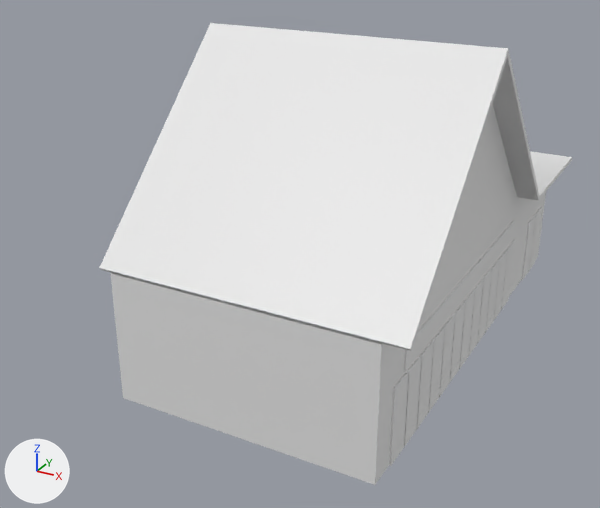
Two versions of the FBX model Assets/Resources/Models/Dummy Building/Dummy2.fbx, one commit apart.
Before and after are seen from a 50 mm camera at (-61.5, 1440.0, 13.5) aimed at (-73.6, 1462.1, 2.5). The lights are fixed; the arrows at lower left show +X, +Y and +Z. Where no turn or scale is listed for an object, it has been applied to the vertices.

Objects in the first picture: 'body', 'frame', 'glass', 'roof', 'sign'.
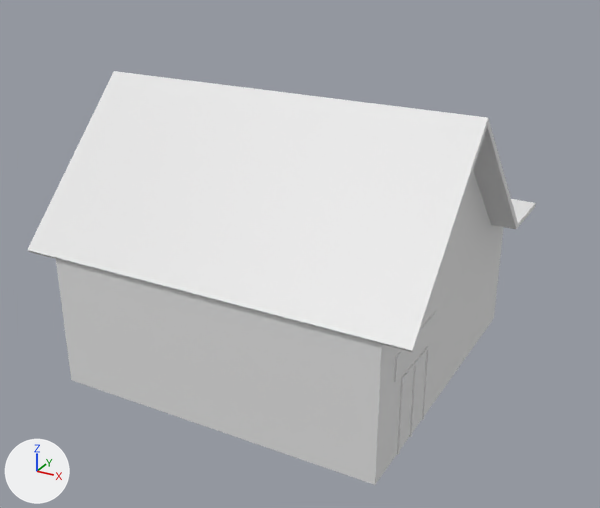
Pixel boxes (x1, y1, x2, y2) of what changed, in the pictures (600 x 508 px):
```json
{"object": "roof", "change": "reshaped, moved", "before": [99, 23, 572, 351], "after": [27, 71, 536, 353], "on screen": "8% wider, 14% shorter"}
{"object": "body", "change": "reshaped, moved", "before": [110, 103, 546, 485], "after": [56, 172, 504, 485]}
{"object": "glass", "change": "moved", "before": [392, 210, 541, 464], "after": [400, 351, 427, 449]}
{"object": "sign", "change": "moved", "before": [404, 221, 514, 370], "after": [394, 311, 436, 382]}
{"object": "frame", "change": "moved", "before": [389, 207, 542, 466], "after": [397, 346, 429, 455]}
{"part": 1, "of": "me_mesh_004", "change": "rebuilt", "before": [110, 192, 546, 485], "after": [56, 225, 504, 485], "on screen": "11% shorter"}
{"part": 2, "of": "me_mesh_004", "change": "deleted", "before": [432, 103, 517, 289]}
{"part": 3, "of": "me_mesh_004", "change": "added", "after": [436, 172, 491, 285]}
```

The change, as JSON lines over the scene's bpy script:
```json
{"block": "me_mesh_003", "where": "# used by ob_roof; location = (-71.64, 1463.7, 6.93)"}
{"op": "remove", "block": "me_mesh_003", "code": "me_mesh_003.from_pydata(...)  # 16 vertices, 28 faces; spans x -4.5..4.5, y -8.2..8.2, z -2.9..2.9"}
{"op": "add", "block": "me_mesh_003", "code": "me_mesh_003.from_pydata(...)  # 24 vertices, 15 faces; spans x -5.9..5.9, y -5.4..5.4, z -2.2..2.2"}
{"block": "me_mesh_003", "change": "me_mesh_003 part 4: the whole mesh is rebuilt"}
{"block": "me_mesh_004", "where": "# used by ob_body; location = (-71.84, 1463.53, 4.83)"}
{"block": "me_mesh_004", "where": "# verts and faces of me_mesh_004; kept vertices keep their numbers, new ones are numbered from 26"}
{"op": "remove", "block": "me_mesh_004", "code": "me_mesh_004.from_pydata(...)  # 26 vertices, 12 faces; spans x -4.0..4.0, y -8.0..8.0, z -4.8..4.8"}
{"op": "add", "block": "me_mesh_004", "code": "me_mesh_004.from_pydata(...)  # 20 vertices, 9 faces; spans x -5.0..5.0, y -5.0..5.0, z -4.1..4.1"}
{"block": "me_mesh_004", "change": "me_mesh_004 part 1: the loose piece of 20 vertices spanning x -4.0..4.0, y -8.0..8.0, z -4.8..-0.8 is rebuilt with 14 vertices and now spans x -5.0..5.0, y -5.0..5.0, z -4.1..-0.1"}
{"block": "me_mesh_004", "change": "me_mesh_004 part 2: the loose piece of 3 vertices spanning x 4.0, y -8.0..3.4, z -0.8..4.8 is deleted"}
{"block": "me_mesh_004", "change": "me_mesh_004 part 3"}
{"op": "add", "block": "me_mesh_004", "code": "verts[26] = (5.0, 3.5, -0.1)  # pixel (491, 224)"}
{"op": "add", "block": "me_mesh_004", "code": "verts[27] = (5.0, -0.8, 4.1)"}
{"op": "add", "block": "me_mesh_004", "code": "verts[28] = (5.0, -5.0, -0.1)  # pixel (381, 344)"}
{"op": "add", "block": "me_mesh_004", "code": "faces += [(26, 27, 28)]"}
{"op": "set", "path": "ob_sign.location", "old": "(-67.81, 1461.88, 2.85)", "new": "(-67.81, 1457.77, 2.85)"}
{"op": "set", "path": "ob_roof.location", "old": "(-71.64, 1463.7, 6.93)", "new": "(-72.92, 1460.81, 6.22)"}
{"op": "set", "path": "ob_glass.location", "old": "(-67.79, 1463.62, 1.15)", "new": "(-67.84, 1457.83, 1.15)"}
{"op": "set", "path": "ob_body.location", "old": "(-71.84, 1463.53, 4.83)", "new": "(-72.83, 1460.52, 4.11)"}
{"op": "set", "path": "ob_frame.location", "old": "(-67.84, 1463.62, 1.17)", "new": "(-67.84, 1457.83, 1.17)"}
```
